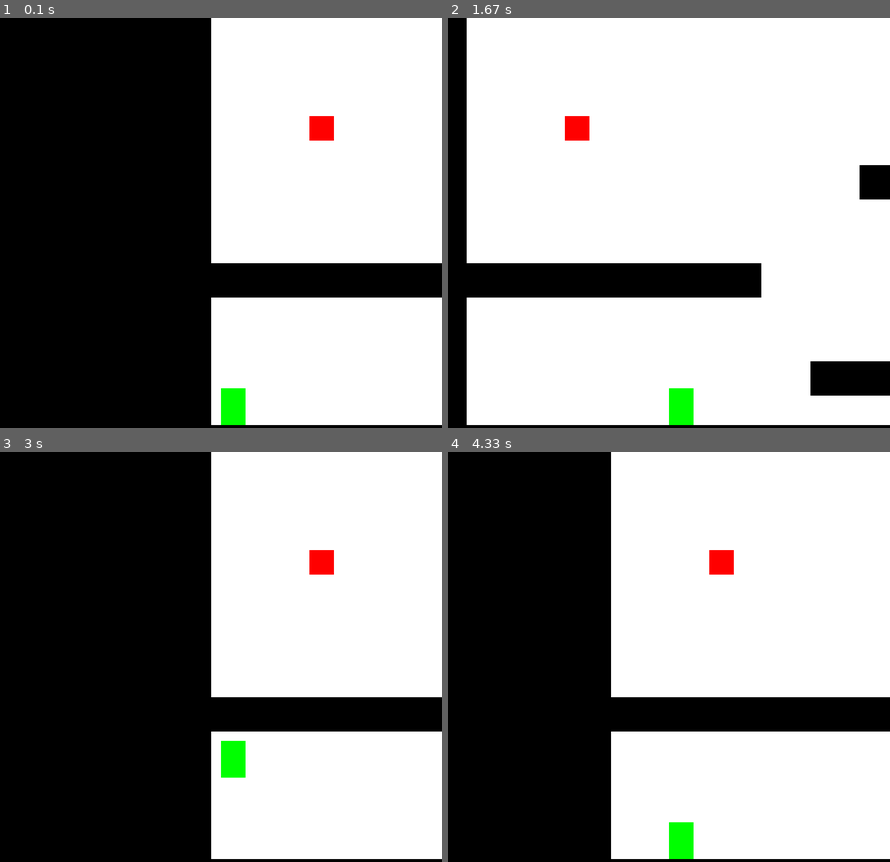
Above: before the commit, frames 1-4 (two rows, left to right).
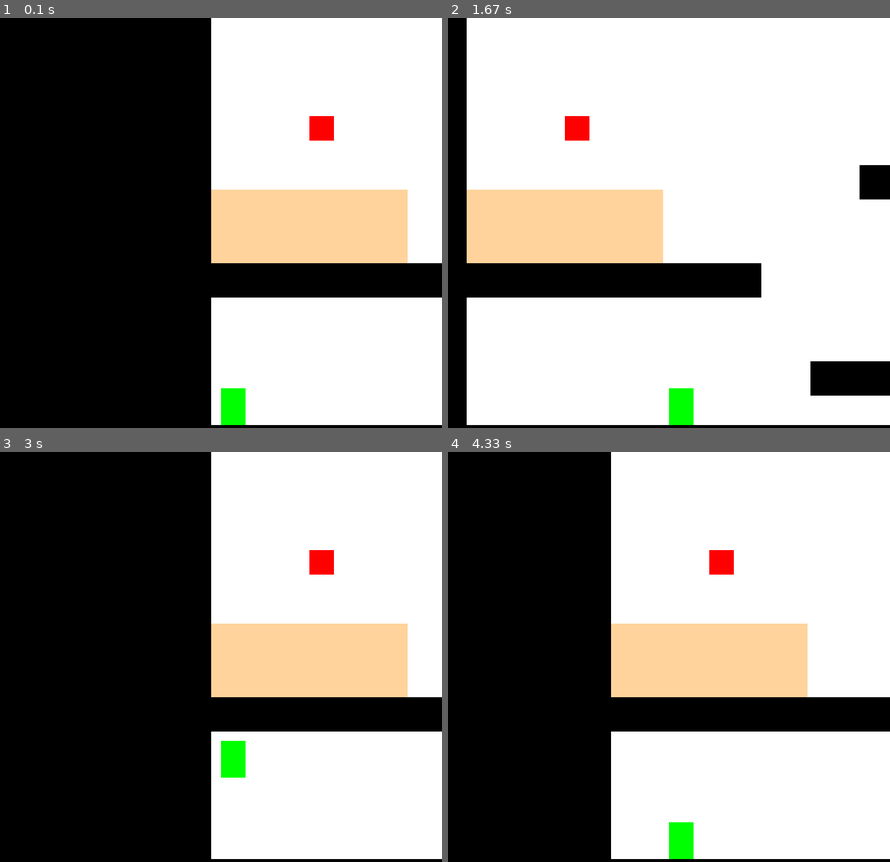
Above: after the commit, the same moments.

Repository: Errox/DickButt
Game: pygame game, started from MGMinigame/Stranded.py
The game is run twice, just before and just after one commit, with the same random seed, the same clock (stepped at 60 frames per second) and the same inputs.
Inputs:
- Up to frame 1 (0.1 s): no input
- Up to frame 2 (1.67 s): hold Right 0.33-0.8 s; hold Up 0.83-1.13 s; hold Right 1.17-1.63 s
- Up to frame 3 (3 s): hold Left 1.67-2.2 s; hold Left 2.23-2.63 s; hold Up from 2.67 s (still down)
- Up to frame 4 (4.33 s): release Up at 3.03 s; hold Right 3.07-3.7 s; hold Left 3.73-4.2 s; hold Right from 4.23 s (still down)

The runs differ from the first frame. In frame 1, 8.0% of the frame differs, in the area x 47-93%, y 41-60%; in frame 2, 8.0%; in frame 3, 8.0%; in frame 4, 8.0%.

Commit message:
Objective working
It's now possible to walk to the other side of the map, pick up an object and walk back and when colliding with the drop off point the game is stopped. if the player walks into the drop of point without fist colliding with the pick up point the game will do nothing. also the pickup point becomes invisible after it has been touched

Diff:
--- a/MGMinigame/Stranded.py
+++ b/MGMinigame/Stranded.py
@@ -1,6 +1,6 @@
 
 import pygame
-import random
+
 
 # Global constants
 
@@ -10,6 +10,8 @@
 GREEN = (0, 255, 0)
 RED = (255, 0, 0)
 BLUE = (0, 0, 255)
+BEIGE = (255,211,155)
+BROWN = (139,125,107)
 
 # Screen size
 SCREEN_WIDTH = 900
@@ -41,6 +43,8 @@
 
         # list of sprites to walk against
         self.level = None
+        # Inventory
+        self.inventory = None
 
     def update(self):
         # move the player
@@ -106,6 +110,22 @@
             # set y speed to 0
             self.change_y = 0
 
+        # Check if MG_Player hits cship
+        cship_hit_list = pygame.sprite.spritecollide(self, self.level.cship_list, False)
+        for block in cship_hit_list:
+            done = False
+            if self.inventory:
+                done = True
+            else:
+                done = False
+
+        # Check if MG_Player hits strandedKey (Skey)
+        skey_hit_list = pygame.sprite.spritecollide(self, self.level.skey_list, False)
+        for block in skey_hit_list:
+            done = False
+            self.inventory = True
+            block.hide()
+
     # calculating gravity
     def calc_grav(self):
 
@@ -145,7 +165,7 @@
 
 
 class Monster(pygame.sprite.Sprite):
-    # monster layer can stand on
+    # monster a sprite that kills
 
     def __init__(self, width, height):
         # monster constructor
@@ -155,6 +175,38 @@
         self.image.fill(RED)
 
         self.rect = self.image.get_rect()
+
+
+class Cship(pygame.sprite.Sprite):
+    # Cship (crashed ship) the drop of point
+
+    def __init__(self, width, height):
+        # Cship constructor
+        super().__init__()
+
+        self.image = pygame.Surface([width, height])
+        self.image.fill(BEIGE)
+
+        self.rect = self.image.get_rect()
+
+
+class Skey(pygame.sprite.Sprite):
+    # Skey (StrandedKey) the pick up point
+
+    def __init__(self, width, height):
+        # Skey constructor
+        super().__init__()
+
+        self.image = pygame.Surface([width, height])
+        self.image.fill(BROWN)
+
+        self.rect = self.image.get_rect()
+        # SHow by default
+        self.hide_object = False
+
+    def hide(self):
+        # Block has been captured
+        self.hide_object = True
 
 
 class Platform(pygame.sprite.Sprite):
@@ -236,6 +288,8 @@
         # constructor. pass in a handle to player
         self.platform_list = pygame.sprite.Group()
         self.monster_list = pygame.sprite.Group()
+        self.cship_list = pygame.sprite.Group()
+        self.skey_list = pygame.sprite.Group()
         self.MG_player = mg_player
 
         # Background image
@@ -244,8 +298,13 @@
     # update everything in level
     def update(self):
         # update everything in level
+        for skey in self.skey_list:
+            if skey.hide_object:
+                self.skey_list.remove(skey)
         self.platform_list.update()
         self.monster_list.update()
+        self.cship_list.update()
+        self.skey_list.update()
 
     def draw(self, screen):
         # draw everything in level
@@ -256,6 +315,8 @@
         # draw the sprite lists
         self.platform_list.draw(screen)
         self.monster_list.draw(screen)
+        self.cship_list.draw(screen)
+        self.skey_list.draw(screen)
 
     def shift_world(self, shift_x):
         self.world_shift += shift_x
@@ -263,6 +324,10 @@
             platform.rect.x += shift_x
         for monster in self.monster_list:
             monster.rect.x += shift_x
+        for cship in self.cship_list:
+            cship.rect.x += shift_x
+        for skey in self.skey_list:
+            skey.rect.x += shift_x
 
 
 # create platforms for the level
@@ -332,19 +397,35 @@
             block.MG_player = self.MG_player
             self.platform_list.add(block)
 
-        monster = Monster (50, 50)
+        # placing a Strandedkey block
+        skey = Skey(100, 100)
+        skey.rect.x = 8750
+        skey.rect.y = 710
+        skey.MG_player = self.MG_player
+        self.skey_list.add(skey)
+
+        # placing a test ship block
+        cship = Cship(400, 150)
+        cship.rect.x = 0
+        cship.rect.y = 350
+        cship.MG_player = self.MG_player
+        self.cship_list.add(cship)
+
+        # placing a test kill block
+        monster = Monster(50, 50)
         monster.rect.x = 200
         monster.rect.y = 200
         monster.MG_player = self.MG_player
         self.monster_list.add(monster)
 
-        monster = Monster (400, 50)
+        # placing the kill blocks beneath the pits
+        monster = Monster(400, 50)
         monster.rect.x = 2800
         monster.rect.y = 830
         monster.MG_player = self.MG_player
         self.monster_list.add(monster)
 
-        monster = Monster (400, 50)
+        monster = Monster(400, 50)
         monster.rect.x = 3300
         monster.rect.y = 830
         monster.MG_player = self.MG_player
